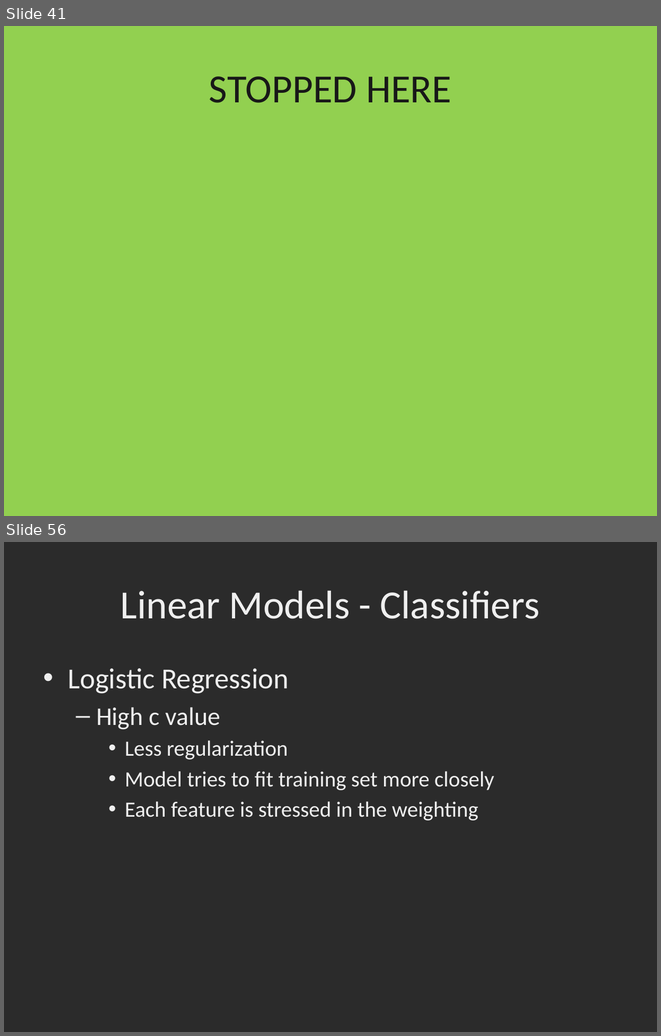
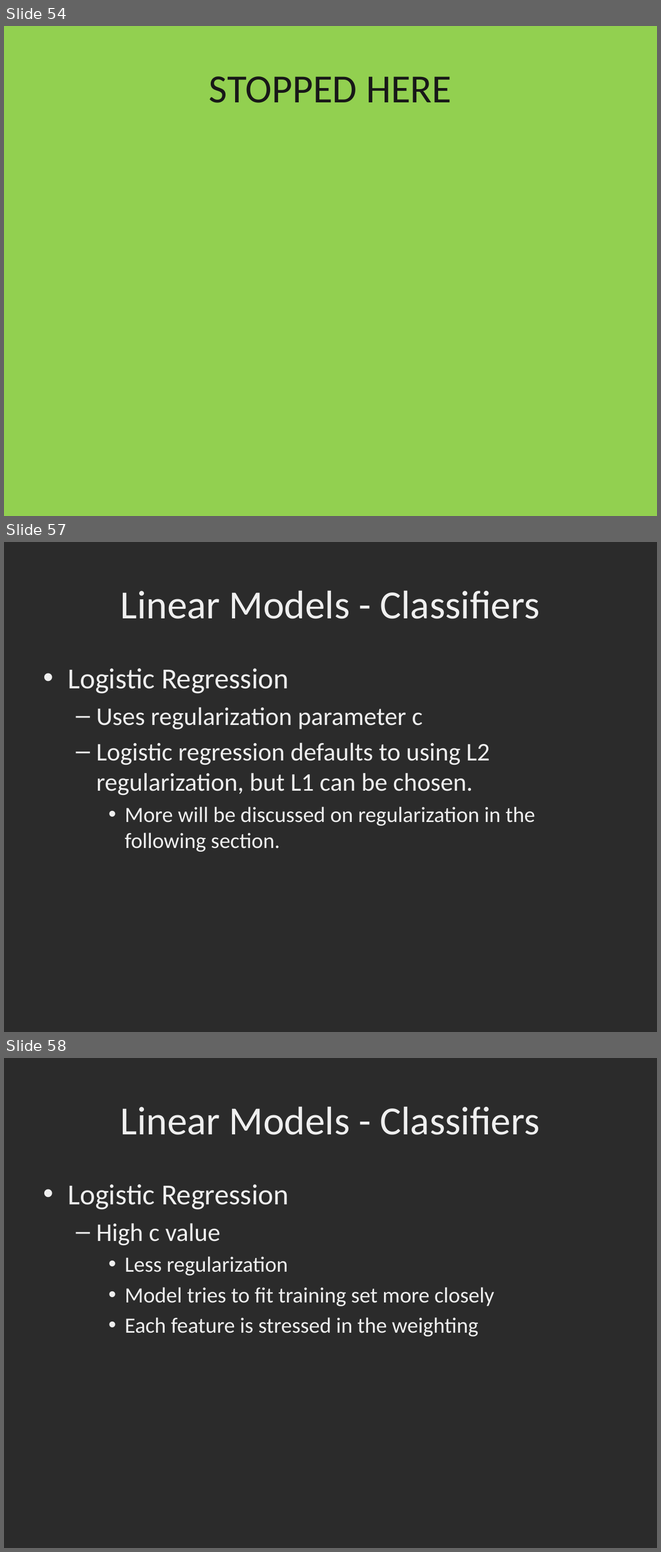
Before and after one commit to dbowmans46/PracticalProgramming, a slide deck: Session 7 - Python/Instructional Material/Session 7 - Python Brief Intro to Machine Learning with Scikit Learn.pptx. Shown one above the other, each under a label of ours: slides 41 and 56 before the commit, slides 54, 57 and 58 after it; the slides between them are not shown. The pictures are 661x1036 and 661x1552 pixels, drawn with LibreOffice and Linux fonts; fonts in the diff are those of the drawing; background and template pictures are left out; a plain dark background stands for a picture behind light text. Boxes give left, top, right and bottom in pixels: in the first picture for what was removed or moved away, otherwise in the second. Text is boxed around its words. In the diff, an @@ line names an element or a change of style, - is before the commit and + after.

Commit message:
Added docstrings to MLHelper, fixed linear equations in slides, added SVM slides, updated logistic regression and regularization slides, SVM code, fixed Logistic Regression code.

```diff
--- a/Session 7 - Python/Instructional Material/Session 7 - Python Brief Intro to Machine Learning with Scikit Learn.pptx
+++ b/Session 7 - Python/Instructional Material/Session 7 - Python Brief Intro to Machine Learning with Scikit Learn.pptx
@@ slide 57 added at [4,542,657,1032], background picture (left out) @@
@@ title added at [121,590,540,619], 44 pt, text #EFEFEF @@
+Linear Models - Classifiers
@@ text added at [68,668,535,852], 28 pt, text #EFEFEF @@
+• Logistic Regression
+  – Uses regularization parameter c
+  – Logistic regression defaults to using L2 regularization, but L1 can be chosen.
+    • More will be discussed on regularization in the following section.
@@ what was slide 41 is now slide 54 @@
@@ what was slide 56 is now slide 58 @@
```
Also in this commit, not shown: 3 slides changed, 9 other slides added, 1 slide removed, 2 other files.
